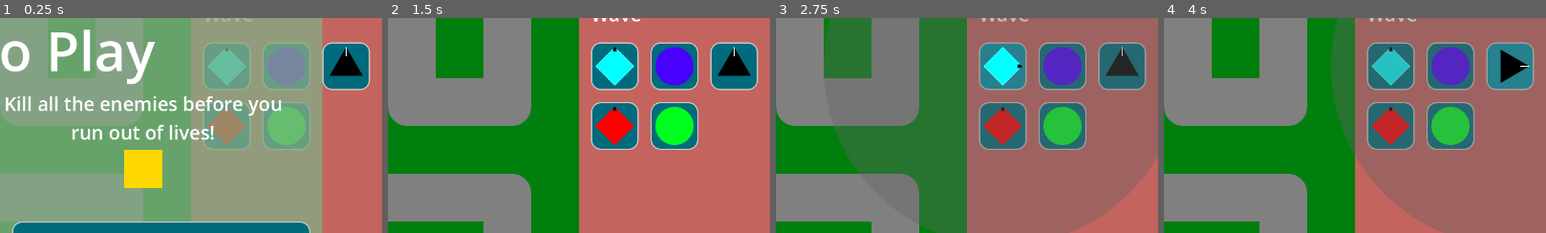
Above: before the commit, frames 1-4 (left to right).
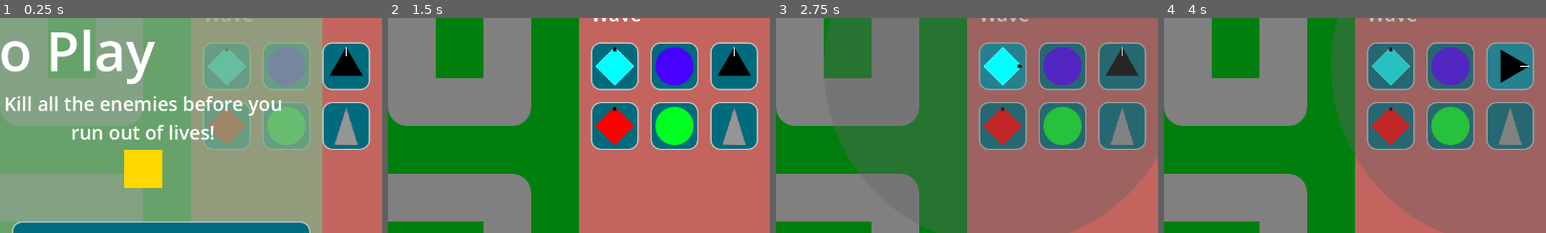
Above: after the commit, the same moments.

Repository: phrasmotica/godot-tower-defence
Game: Godot game, scene res://scenes/game.tscn
The game is run twice, just before and just after one commit, with the same random seed, the same clock (stepped at 60 frames per second) and the same inputs.
Inputs (mouse positions are % of the whole screen's width and height, from its top left):
- Up to frame 1 (0.25 s): no input
- Up to frame 2 (1.5 s): click (95, 44) at 0.52 s; click "Play path 0" at 1.25 s
- Up to frame 3 (2.75 s): click (80, 31) at 2 s
- Up to frame 4 (4 s): click (88, 31) at 2.75 s; click (95, 31) at 3.5 s
The pictures show only the part of the screen within x 50-100%, y 19-69%; the shares and areas given below are measured in that part.

The runs differ from the first frame. In frame 1, 2.7% of the frame differs, in the area x 84-97%, y 39-62%; in frame 2, 2.7%; in frame 3, 2.7%; in frame 4, 2.7%.

Commit message:
Add create button tower for machine gun

Diff:
--- a/project.godot
+++ b/project.godot
@@ -52,6 +52,12 @@
 , Object(InputEventKey,"resource_local_to_scene":false,"resource_name":"","device":0,"window_id":0,"alt_pressed":false,"shift_pressed":false,"ctrl_pressed":false,"meta_pressed":false,"pressed":false,"keycode":0,"physical_keycode":4194443,"key_label":0,"unicode":0,"echo":false,"script":null)
 ]
 }
+tower_6={
+"deadzone": 0.5,
+"events": [Object(InputEventKey,"resource_local_to_scene":false,"resource_name":"","device":-1,"window_id":0,"alt_pressed":false,"shift_pressed":false,"ctrl_pressed":false,"meta_pressed":false,"pressed":false,"keycode":0,"physical_keycode":54,"key_label":0,"unicode":54,"echo":false,"script":null)
+, Object(InputEventKey,"resource_local_to_scene":false,"resource_name":"","device":0,"window_id":0,"alt_pressed":false,"shift_pressed":false,"ctrl_pressed":false,"meta_pressed":false,"pressed":false,"keycode":0,"physical_keycode":4194444,"key_label":0,"unicode":0,"echo":false,"script":null)
+]
+}
 tower_upgrade_0={
 "deadzone": 0.5,
 "events": [Object(InputEventKey,"resource_local_to_scene":false,"resource_name":"","device":-1,"window_id":0,"alt_pressed":false,"shift_pressed":false,"ctrl_pressed":false,"meta_pressed":false,"pressed":false,"keycode":0,"physical_keycode":85,"key_label":0,"unicode":117,"echo":false,"script":null)
--- a/scenes/ui/create_tower_ui.tscn
+++ b/scenes/ui/create_tower_ui.tscn
@@ -12,6 +12,8 @@
 [ext_resource type="PackedScene" uid="uid://dgqvlr3p36r22" path="res://scenes/towers/sniper_tower.tscn" id="10_cu7lm"]
 [ext_resource type="Texture2D" uid="uid://irug4lq7tr4v" path="res://assets/sprites/poisonTower.png" id="11_c7jkd"]
 [ext_resource type="PackedScene" uid="uid://ba7v8p4mq36wb" path="res://scenes/towers/poison_tower.tscn" id="12_2e8k1"]
+[ext_resource type="Texture2D" uid="uid://oe021etnj55y" path="res://assets/sprites/machine_gun.png" id="13_t1p3x"]
+[ext_resource type="PackedScene" uid="uid://dhsqr00mauv38" path="res://scenes/towers/machine_gun_tower.tscn" id="14_eddet"]
 
 [node name="CreateTowerUI" type="Control" node_paths=PackedStringArray("create_tower_buttons")]
 layout_mode = 3
@@ -19,7 +21,7 @@
 offset_right = 320.0
 offset_bottom = 560.0
 script = ExtResource("1_f2jje")
-create_tower_buttons = [NodePath("PanelContainer/MarginConta …(297 unchanged characters)… tainer/GridContainer/PoisonTowerButton")]
+create_tower_buttons = [NodePath("PanelContainer/MarginConta …(297 unchanged characters)… tainer/GridContainer/PoisonTowerButton"), NodePath("PanelContainer/MarginContainer/GridContainer/MachineGunTowerButton")]
 
 [node name="PanelContainer" type="PanelContainer" parent="."]
 layout_mode = 0
@@ -75,6 +77,12 @@
 tower = ExtResource("12_2e8k1")
 action_name = &"tower_5"
 
+[node name="MachineGunTowerButton" parent="PanelContainer/MarginContainer/GridContainer" instance=ExtResource("3_yi25p")]
+layout_mode = 2
+icon = ExtResource("13_t1p3x")
+tower = ExtResource("14_eddet")
+action_name = &"tower_6"
+
 [connection signal="cancel_tower" from="PanelContainer/MarginContainer/GridContainer/GunTowerButton" to="." method="_on_tower_button_cancel_tower"]
 [connection signal="create_tower" from="PanelContainer/MarginContainer/GridContainer/GunTowerButton" to="." method="_on_tower_button_create_tower"]
 [connection signal="cancel_tower" from="PanelContainer/MarginContainer/GridContainer/SlowTowerButton" to="." method="_on_tower_button_cancel_tower"]
@@ -85,3 +93,5 @@
 [connection signal="create_tower" from="PanelContainer/MarginContainer/GridContainer/SniperTowerButton" to="." method="_on_tower_button_create_tower"]
 [connection signal="cancel_tower" from="PanelContainer/MarginContainer/GridContainer/PoisonTowerButton" to="." method="_on_tower_button_cancel_tower"]
 [connection signal="create_tower" from="PanelContainer/MarginContainer/GridContainer/PoisonTowerButton" to="." method="_on_tower_button_create_tower"]
+[connection signal="cancel_tower" from="PanelContainer/MarginContainer/GridContainer/MachineGunTowerButton" to="." method="_on_tower_button_cancel_tower"]
+[connection signal="create_tower" from="PanelContainer/MarginContainer/GridContainer/MachineGunTowerButton" to="." method="_on_tower_button_create_tower"]
Not shown: 1 places in scenes/ui/create_tower_ui.tscn that only renumber resources
